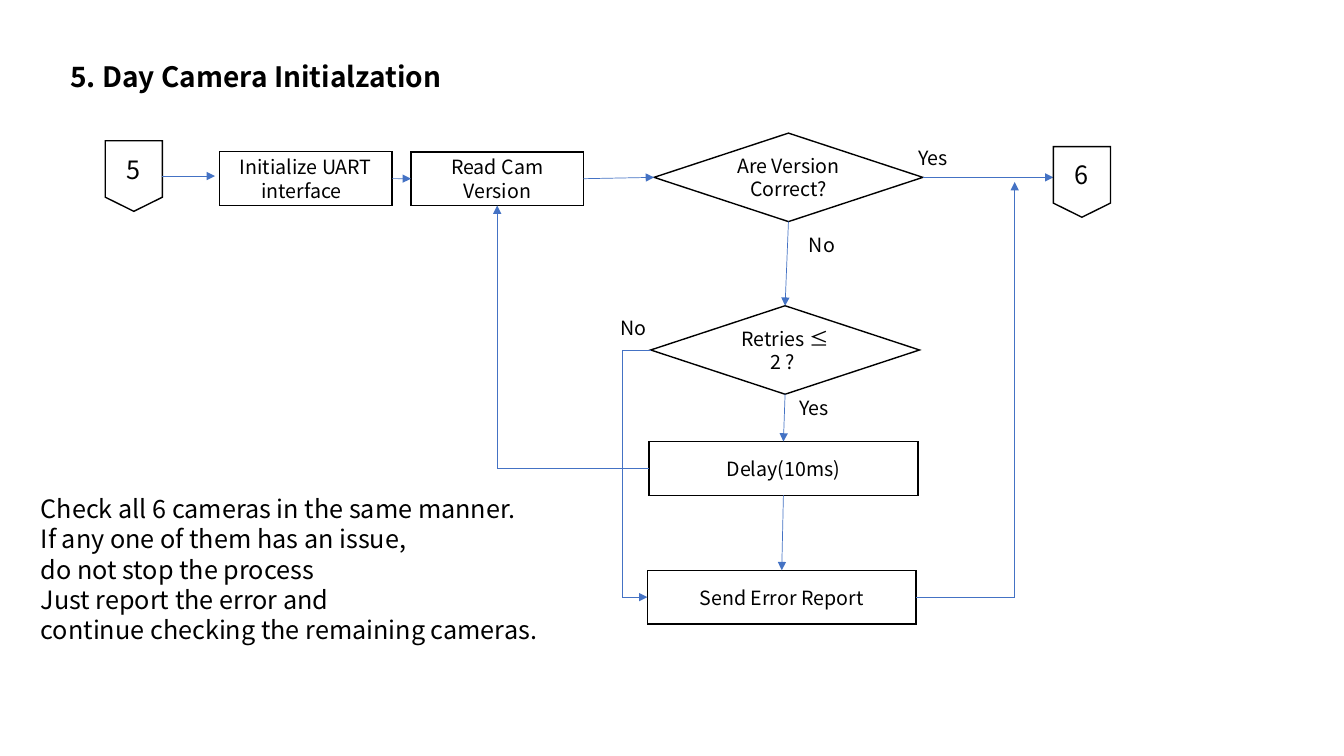
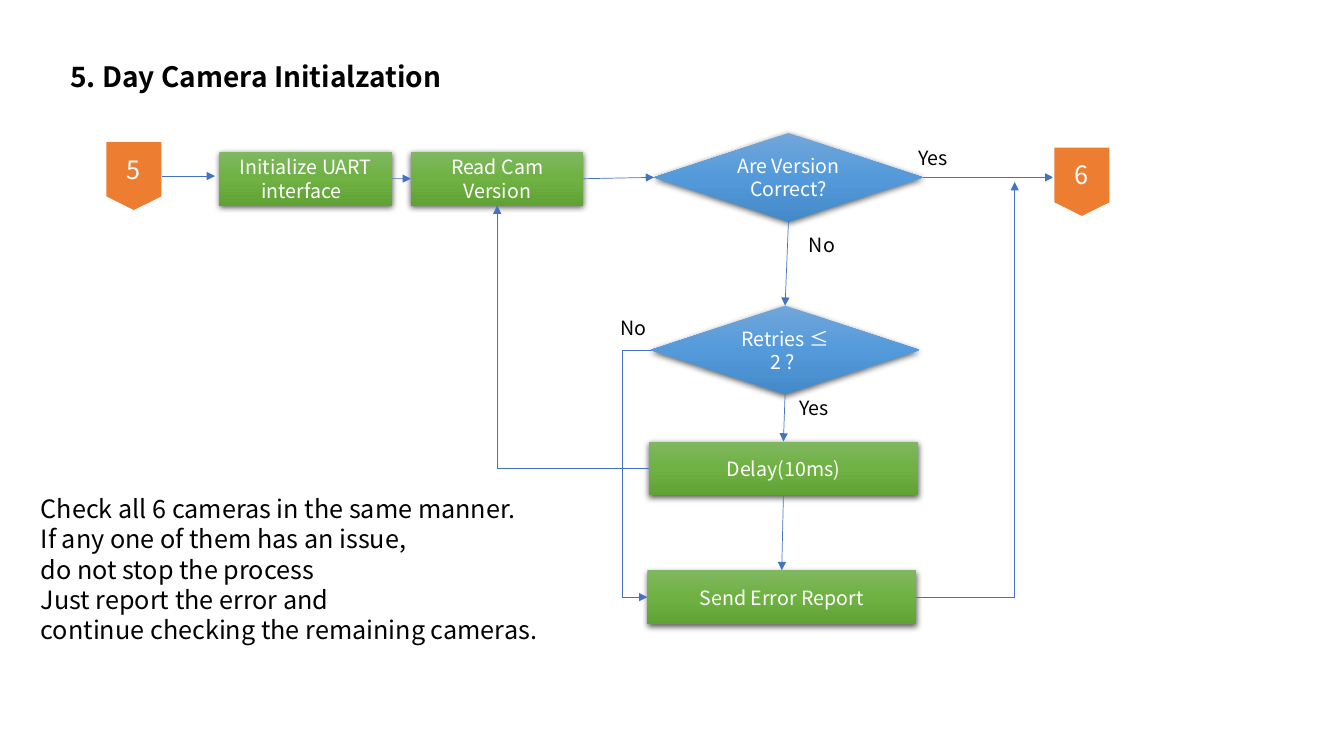
Before and after one commit to auuais/imu_stabilize-archive, a slide deck: slide 6 of Firmware/Initialization Sequence_250708.pptx (slide 5 before the commit). Drawn at 1344x756 pixels with LibreOffice and Linux fonts; fonts in the diff are those of the drawing. Boxes give left, top, right and bottom in pixels: in the first picture for what was removed or moved away, otherwise in the second. Text is boxed around its words. In the diff, an @@ line names an element or a change of style, - is before the commit and + after.

```diff
--- a/Firmware/Initialization Sequence_250708.pptx
+++ b/Firmware/Initialization Sequence_250708.pptx
@@ flow chart offpage connector "5" at (105,141,162,212): text colour #000000 to #FFFFFF; fill #FFFFFF to #ED7D31; outline #000000 1 pt to #FFFFFF 1.5 pt @@
@@ diamond "Are Version Correct?" at (654,133,924,222): text colour #000000 to #FFFFFF; fill #FFFFFF to gradient #71A6DB to #559BDB to #448ACA; outline #000000 1 pt to none; shadow on @@
@@ flow chart offpage connector "6" at (1054,147,1111,218): text colour #000000 to #FFFFFF; fill #FFFFFF to #ED7D31; outline #000000 1 pt to #FFFFFF 1.5 pt @@
@@ text colour #000000 to #FFFFFF; fill #FFFFFF to gradient #81B861 to #6FB242 to #62A336; outline #000000 1 pt to none; shadow on in 4 elements at (647,571,917,624), (649,442,919,495), (411,152,584,206), (220,152,392,206) @@
@@ diamond "Retries ≤ 2 ?" at (651,306,921,394): text colour #000000 to #FFFFFF; fill #FFFFFF to gradient #71A6DB to #559BDB to #448ACA; outline #000000 1 pt to none; shadow on @@
```
Also in this commit, not shown: 6 other slides changed, 1 slide added, 2 other files.
